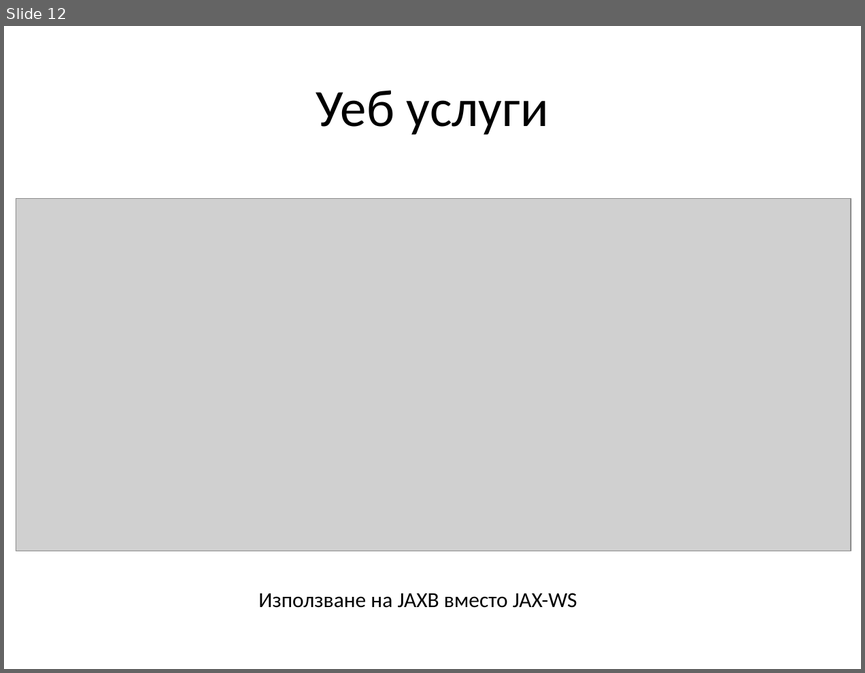
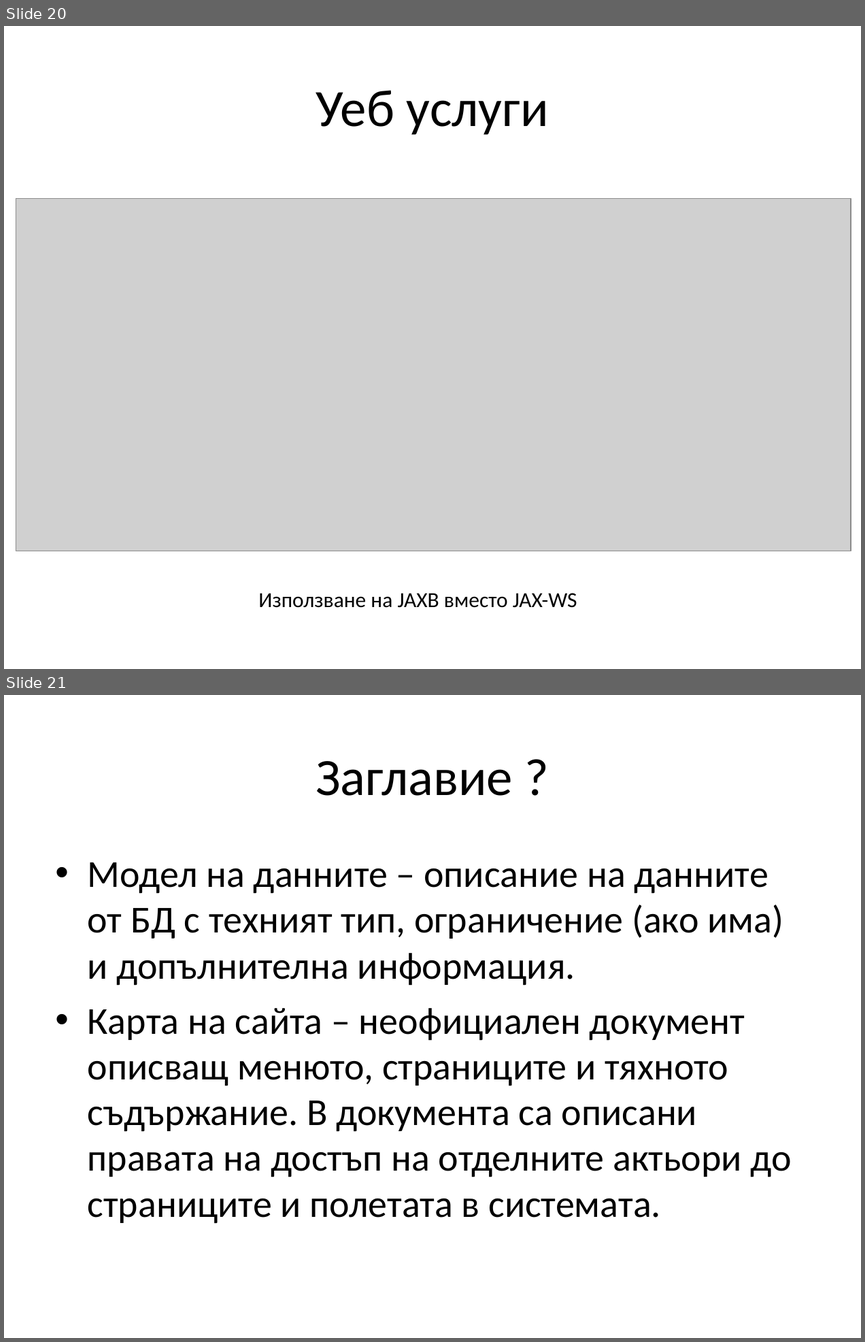
Before and after one commit to jasimcse/team2-strawberry, a slide deck: prezentaciq/venci.ppt. Shown one above the other, each under a label of ours: slide 12 before the commit, slides 20 and 21 after it. The pictures are 865x673 and 865x1342 pixels, drawn with LibreOffice and Linux fonts; fonts in the diff are those of the drawing; grey boxes stand for pictures. Boxes give left, top, right and bottom in pixels: in the first picture for what was removed or moved away, otherwise in the second. Text is boxed around its words. In the diff, an @@ line names an element or a change of style, - is before the commit and + after.

```diff
--- a/prezentaciq/venci.ppt
+++ b/prezentaciq/venci.ppt
@@ slide 21 added at box(4, 695, 861, 1338), background #FFFFFF @@
@@ title added at box(315, 761, 513, 796), 44 pt, text #000000 @@
+Заглавие ?
@@ text added at box(88, 862, 791, 1223), 32 pt, text #000000 @@
+• Модел на данните – описание на данните от БД с техният тип, ограничение (ако има) и допълнителна информация.
+• Карта на сайта – неофициален документ описващ менюто, страниците и тяхното съдържание. В документа са описани правата на достъп на отделните актьори до страниците и полетата в системата.
@@ what was slide 12 is now slide 20 @@
```
Also in this commit, not shown: 9 slides changed, 19 other slides added, 4 slides removed.
